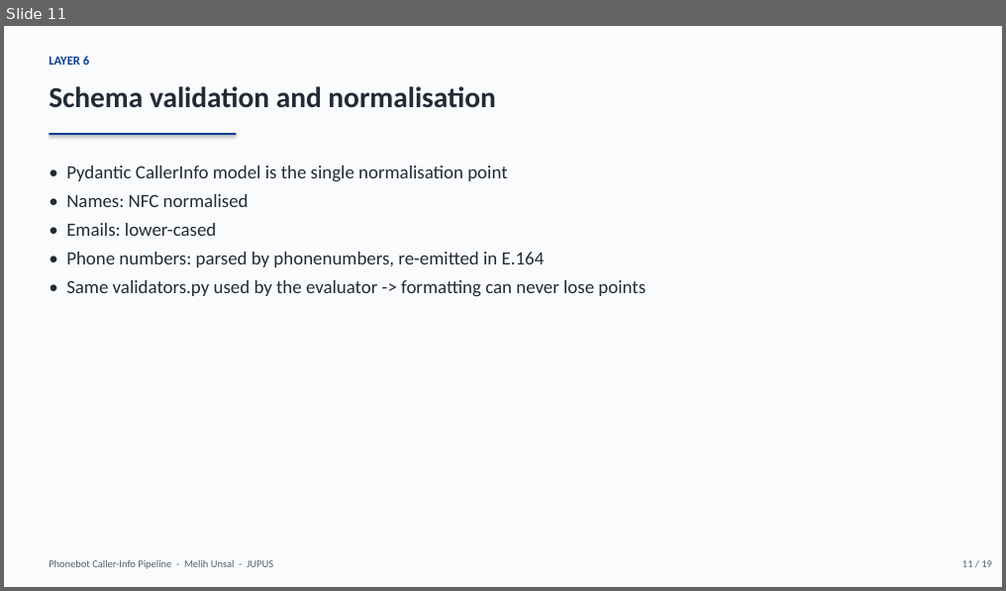
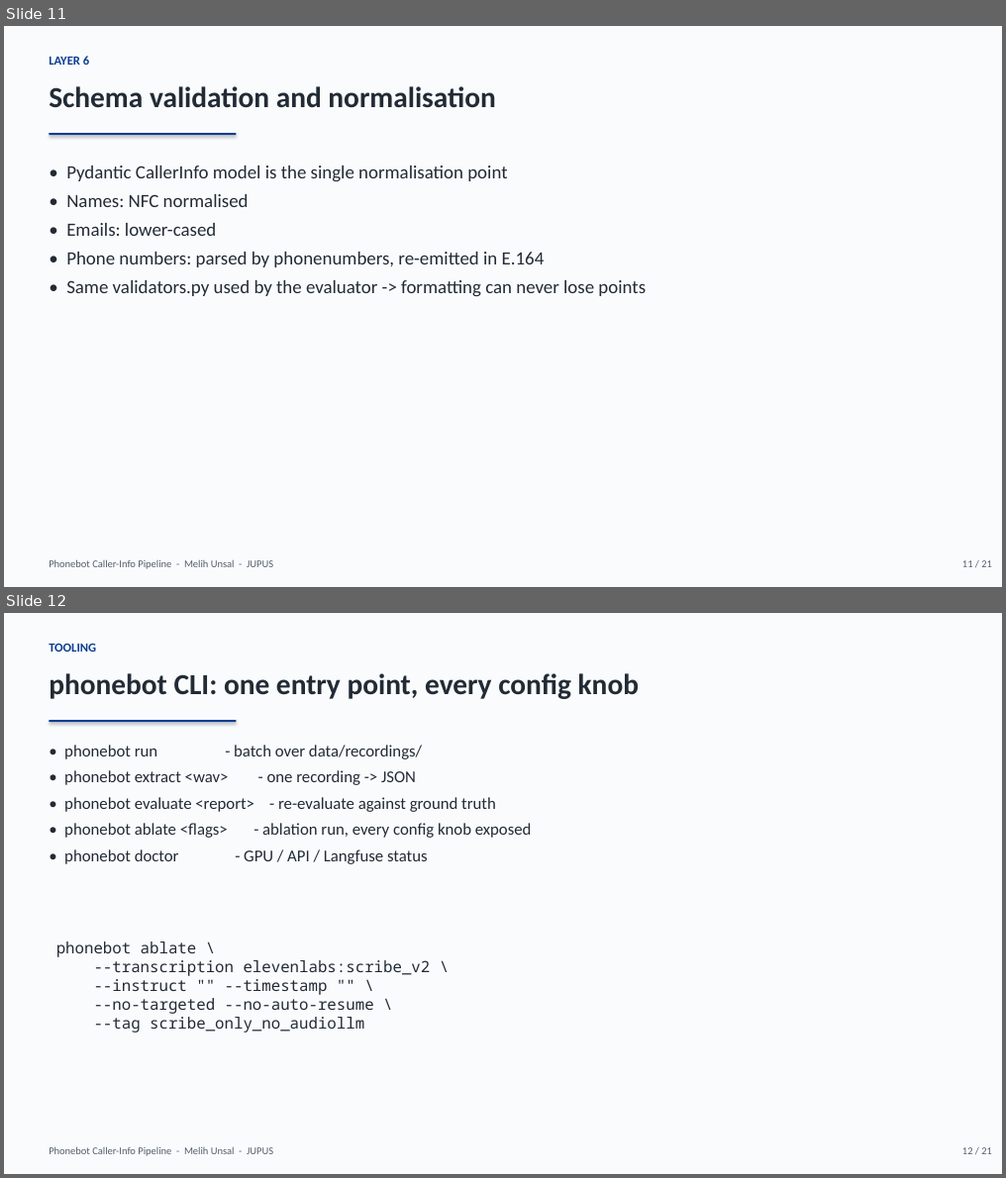
Before and after one commit to melih-unsal/phone_challange, a slide deck: study/presentation.pptx. Shown one above the other, each under a label of ours: slide 11 before the commit, slides 11 and 12 after it. The pictures are 1006x591 and 1006x1178 pixels, drawn with LibreOffice and Linux fonts; fonts in the diff are those of the drawing. Boxes give left, top, right and bottom in pixels: in the first picture for what was removed or moved away, otherwise in the second. Text is boxed around its words. In the diff, an @@ line names an element or a change of style, - is before the commit and + after.

Commit message:
fixed the docs and added langfuse

```diff
--- a/study/presentation.pptx
+++ b/study/presentation.pptx
@@ slide 12 added at box(4, 613, 1002, 1174), background #FFFFFF @@
@@ rectangle added at box(4, 613, 1002, 1174), fill #FAFBFD @@
@@ text added at box(49, 643, 96, 652), 12 pt, text #0B3D91, bold @@
+TOOLING
@@ text added at box(49, 673, 639, 699), 28 pt, text #222B35, bold @@
+phonebot CLI: one entry point, every config knob
@@ rectangle added at box(49, 720, 236, 722), fill #0B3D91 @@
@@ text added at box(64, 745, 532, 864), 16 pt, text #222B35 @@
+• phonebot run - batch over data/recordings/
+• phonebot extract <wav> - one recording -> JSON
+• phonebot evaluate <report> - re-evaluate against ground truth
+• phonebot ablate <flags> - ablation run, every config knob exposed
+• phonebot doctor - GPU / API / Langfuse status
@@ text added at box(56, 942, 431, 1033), 15 pt, text #222B35 @@
+phonebot ablate \
+--transcription elevenlabs:scribe_v2 \
+--instruct "" --timestamp "" \
+--no-targeted --no-auto-resume \
+--tag scribe_only_no_audiollm
@@ text added at box(49, 1147, 273, 1157), 10 pt, text #555F6B @@
+Phonebot Caller-Info Pipeline - Melih Unsal - JUPUS
@@ text added at box(962, 1148, 992, 1155), 10 pt, text #555F6B @@
+12 / 21
@@ slide 11 changed as well @@
@@ text at box(962, 561, 992, 568): text changed @@
-11 / 19
+11 / 21
```
Also in this commit, not shown: 17 other slides changed, 2 other slides added, 1 slide removed, 39 other files.
